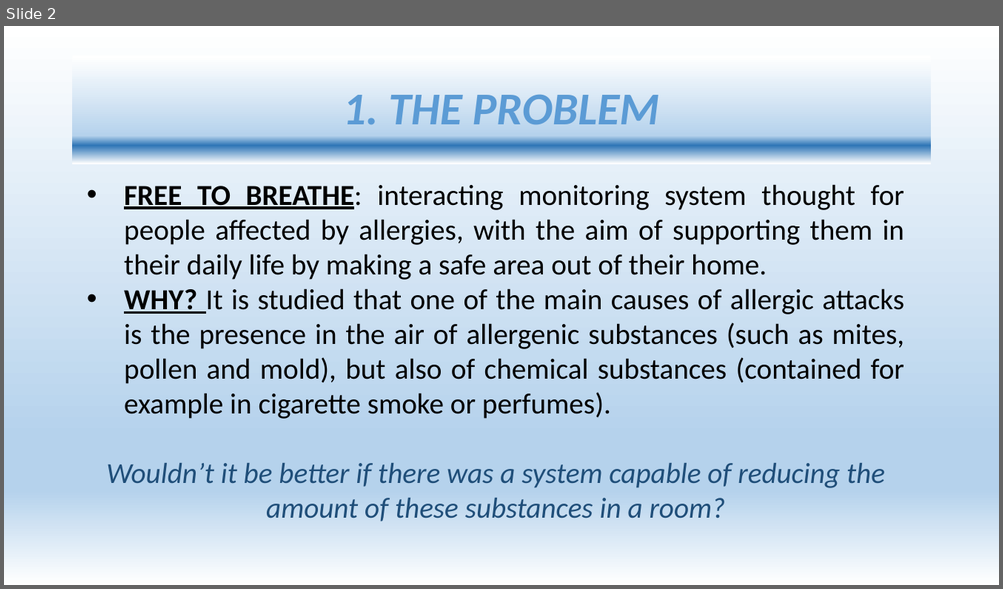
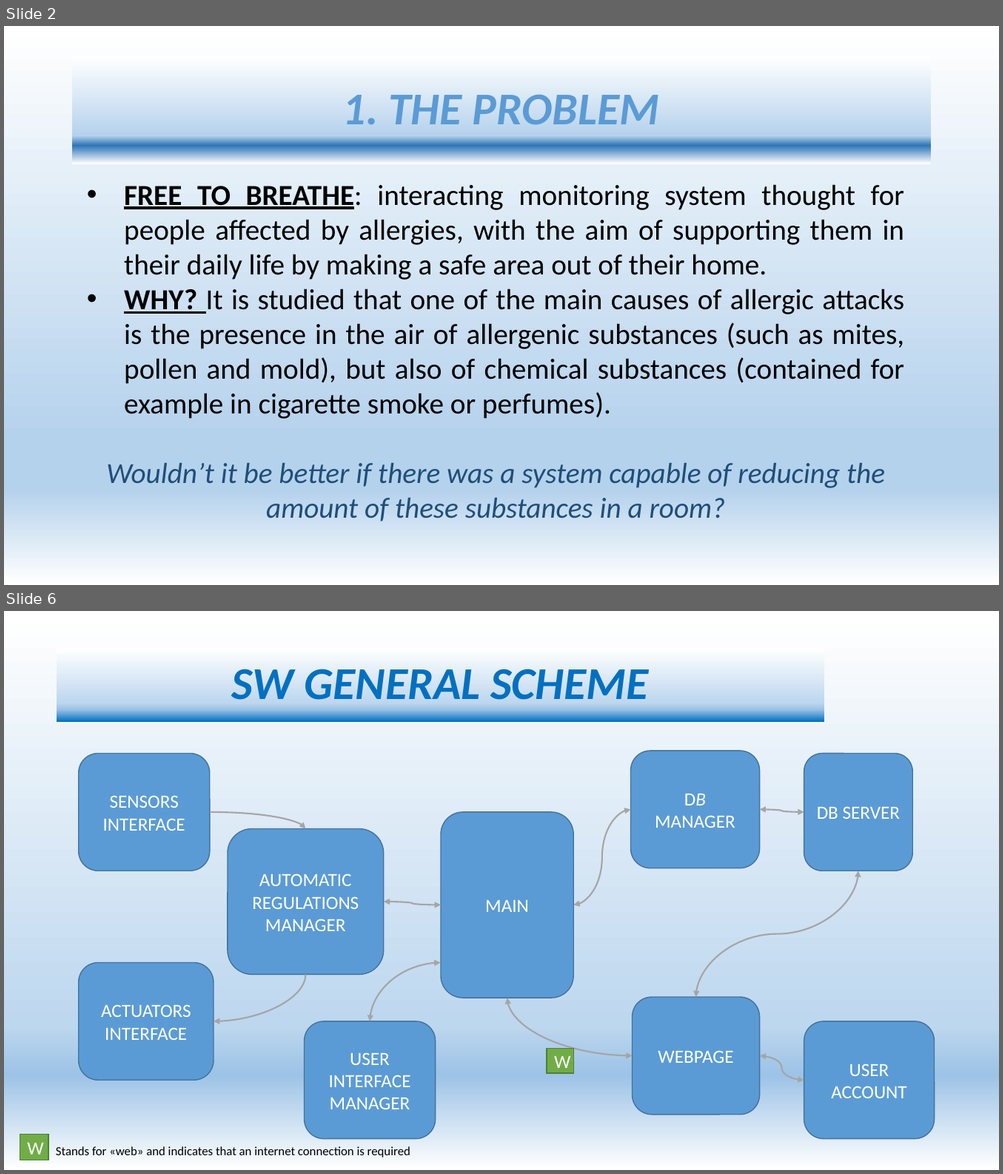
Before and after one commit to s204059/Presentation-Slides, a slide deck: SLIDES.pptx. Shown one above the other, each under a label of ours: slide 2 before the commit, slides 2 and 6 after it; the slides between them are not shown. The pictures are 1003x589 and 1003x1174 pixels, drawn with LibreOffice and Linux fonts; fonts in the diff are those of the drawing. Boxes give left, top, right and bottom in pixels: in the first picture for what was removed or moved away, otherwise in the second. Text is boxed around its words. In the diff, an @@ line names an element or a change of style, - is before the commit and + after.

```diff
--- a/SLIDES.pptx
+++ b/SLIDES.pptx
@@ slide 6 added at (x1=4, y1=611, x2=999, y2=1170), background gradient #FFFFFF to #BDD7EE to #9DC3E6 @@
@@ title added at (x1=57, y1=648, x2=825, y2=722), fill gradient #FFFFFF to #BDD7EE to #9DC3E6 to #0070C0, 44 pt, text #0070C0, bold, italic @@
+SW GENERAL SCHEME
@@ rounded rectangle added at (x1=79, y1=754, x2=210, y2=871), fill #5B9BD5, outline #43739E 1 pt, 18 pt, text #FFFFFF @@
+SENSORS INTERFACE
@@ rounded rectangle added at (x1=631, y1=751, x2=760, y2=869), fill #5B9BD5, outline #43739E 1 pt, 18 pt, text #FFFFFF @@
+DB MANAGER
@@ rounded rectangle added at (x1=804, y1=754, x2=912, y2=871), fill #5B9BD5, outline #43739E 1 pt, 18 pt, text #FFFFFF @@
+DB SERVER
@@ curved double arrow added from (631, 809) to (573, 905), #A5A5A5 1.5 pt @@
@@ curved double arrow added from (760, 809) to (804, 812), #A5A5A5 1.5 pt @@
@@ curved arrow added from (210, 812) to (305, 829), #A5A5A5 1.5 pt @@
@@ rounded rectangle added at (x1=227, y1=829, x2=384, y2=974), fill #5B9BD5, outline #43739E 1 pt, 18 pt, text #FFFFFF @@
+AUTOMATIC REGULATIONS MANAGER
@@ rounded rectangle added at (x1=441, y1=812, x2=573, y2=998), fill #5B9BD5, outline #43739E 1 pt, 18 pt, text #FFFFFF @@
+MAIN
@@ curved double arrow added from (858, 871) to (696, 997), #A5A5A5 1.5 pt @@
@@ curved double arrow added from (384, 902) to (441, 905), #A5A5A5 1.5 pt @@
@@ rounded rectangle added at (x1=79, y1=963, x2=213, y2=1081), fill #5B9BD5, outline #43739E 1 pt, 18 pt, text #FFFFFF @@
+ACTUATORS INTERFACE
@@ curved double arrow added from (370, 1022) to (441, 963), #A5A5A5 1.5 pt @@
@@ curved arrow added from (305, 975) to (213, 1022), #A5A5A5 1.5 pt @@
@@ curved double arrow added from (507, 998) to (632, 1056), #A5A5A5 1.5 pt @@
@@ rounded rectangle added at (x1=632, y1=997, x2=760, y2=1116), fill #5B9BD5, outline #43739E 1 pt, 18 pt, text #FFFFFF @@
+WEBPAGE
@@ rounded rectangle added at (x1=304, y1=1022, x2=435, y2=1140), fill #5B9BD5, outline #43739E 1 pt, 18 pt, text #FFFFFF @@
+USER INTERFACE MANAGER
@@ rounded rectangle added at (x1=804, y1=1022, x2=934, y2=1140), fill #5B9BD5, outline #43739E 1 pt, 18 pt, text #FFFFFF @@
+USER ACCOUNT
@@ rectangle added at (x1=546, y1=1049, x2=573, y2=1073), fill #70AD47, outline #538035 1 pt, 18 pt, text #FFFFFF @@
+W
@@ curved double arrow added from (760, 1056) to (804, 1080), #A5A5A5 1.5 pt @@
@@ rectangle added at (x1=20, y1=1135, x2=48, y2=1160), fill #70AD47, outline #538035 1 pt, 18 pt, text #FFFFFF @@
+W
@@ text added at (x1=56, y1=1147, x2=410, y2=1158), 12 pt, text #000000 @@
+Stands for «web» and indicates that an internet connection is required
```
Also in this commit, not shown: 1 slide changed, 3 other slides added.
